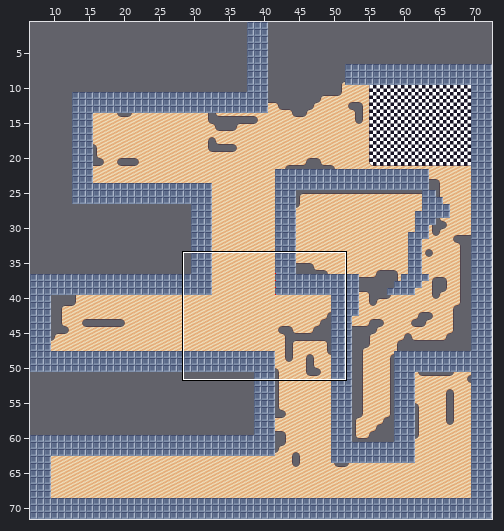
One commit to this Tiled map: core/assets/LevelOne.tmx. The first picture is a wide view before the edit; the outline marks the close-up.
Close-up. First the earlier version:
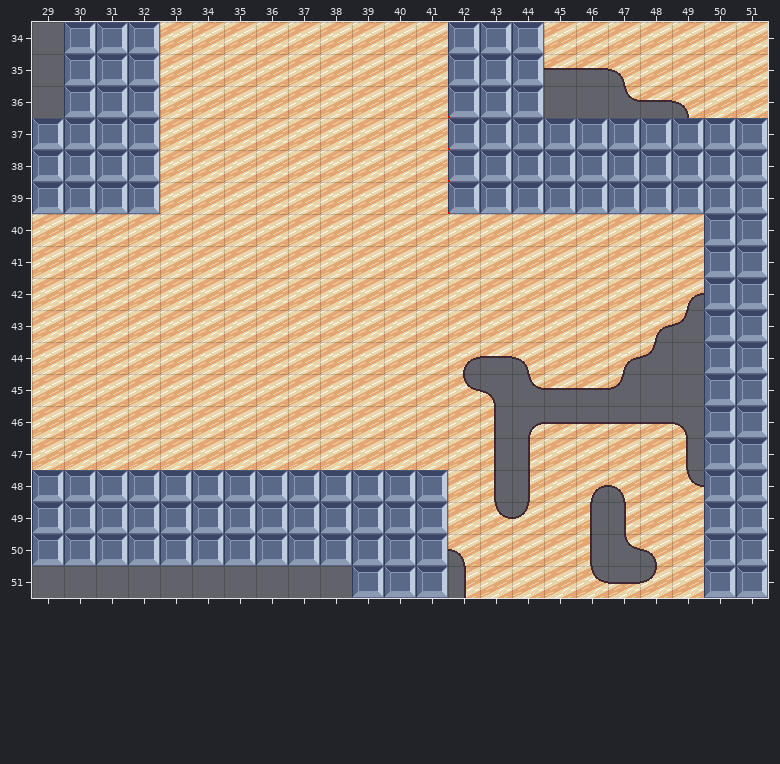
Cells are 32x32 px. Shown: x 29..51, y 34..51. The commit also changed other parts of the map, which this record leaves out. The old version is drawn lined up with the new one.
Now the later version:
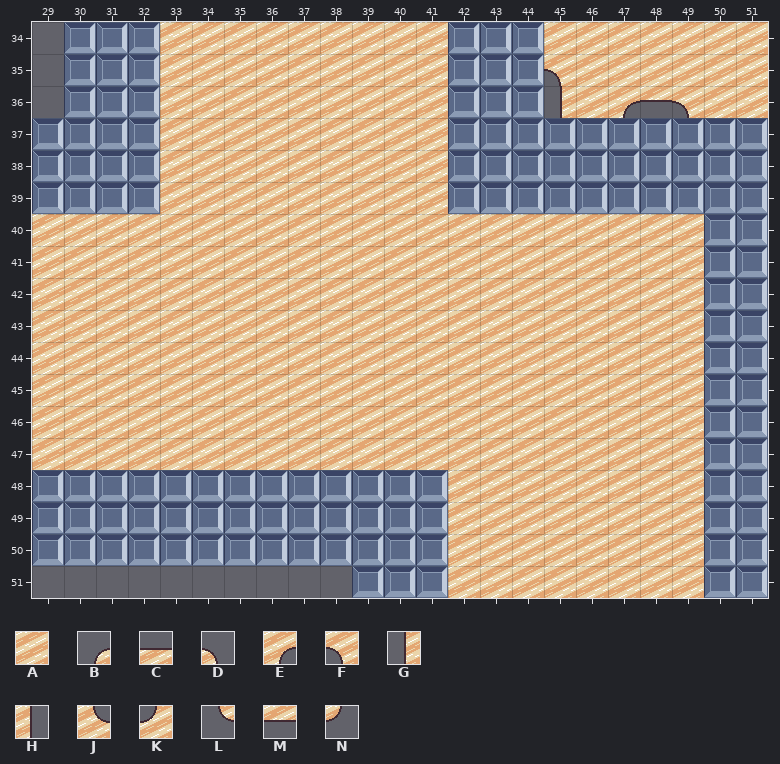
Key: from "tabletop": A 10, B 21, C 22, D 23, E 24, F 25, G 27, H 29, J 30, K 31, L 33, M 34, N 35.
_ is an empty cell.
Tiles replaced or removed in this view: B, C, D, E, F, G, H, J, K, L, M, N.
From old to new:
Changed rows in their new state; . is an unchanged cell.
map size 175x175 -> 80x80 cells (old content now starts at -45,-45; both pictures use the new coordinates)
Layer "Base":
first column x 45:
35 FAA
36 GAE
first column x 42:
42 .......A
43 ......AA
44 AAA..AAA
45 AAAAAAAA
46 .AAAAAAA
47 .AA....A
48 .AA.AA.A
49 .AA.AA..
50 A...AAA.
51 A...AAA.
Boxes around the changes in both close-ups, in picture pixels (x1, y1, x2, y2):
changed: (544, 68, 640, 118)
changed: (448, 293, 704, 598)
